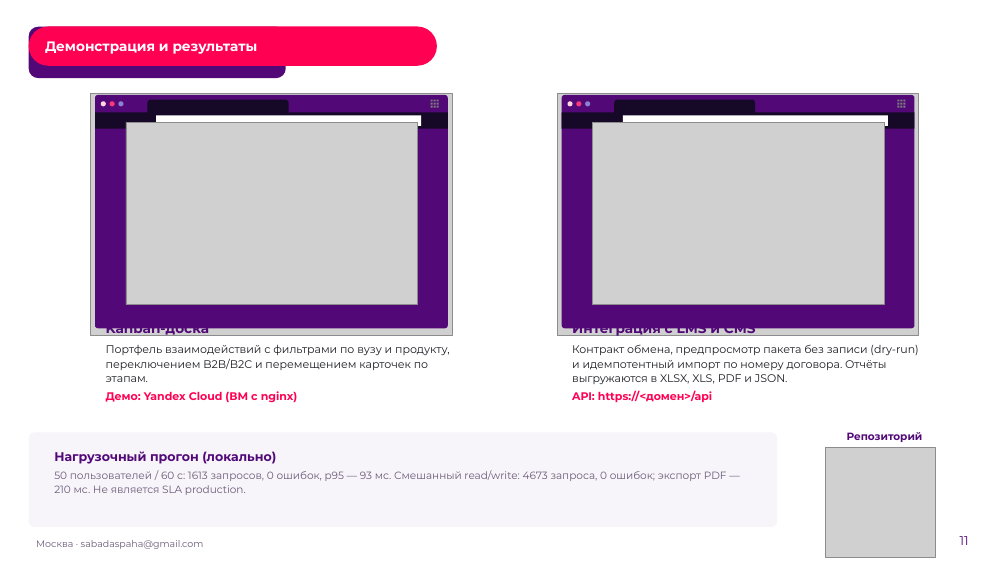
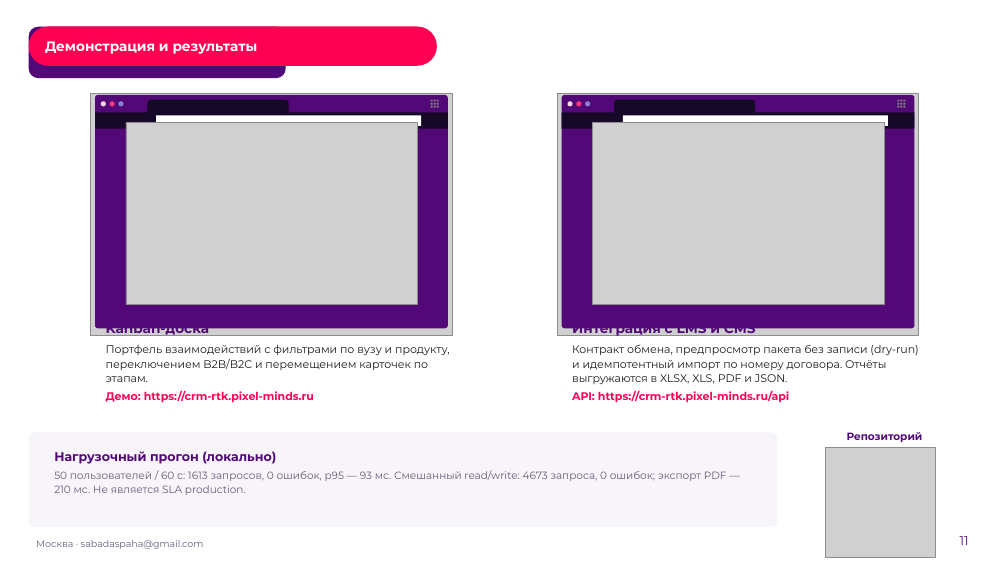
Before and after one commit to Pavel1778/rtk-crm, a slide deck: slide 11 of docs/presentation/RTK-CRM-LCT2026.pptx. Drawn at 1008x567 pixels with LibreOffice and Linux fonts; fonts in the diff are those of the drawing; grey boxes stand for pictures; background and template pictures are left out. Boxes give left, top, right and bottom in pixels: in the first picture for what was removed or moved away, otherwise in the second. Text is boxed around its words. In the diff, an @@ line names an element or a change of style, - is before the commit and + after.

Commit message:
docs: обезличенные образцы данных кейсодержателя, домен прототипа
- docs/examples/: vendors.xlsx, payments_b2c.json, users_b2c.xlsx (ПДн заменены заглушками), зеркало в frontend/public/docs/examples/
- scripts/anonymize_case_data.py: пересборка обезличенной копии
- .gitignore: точечное исключение для обезличенных образцов
- README: раздел о прототипе и демо-доступе
- домен https://crm-rtk.pixel-minds.ru в README, pitch, презентации, DEPLOYMENT, ARCHITECTURE, .env.example, docker-compose
- SECURITY.md и VERIFICATION_REPORT.md: раздел об обезличивании

```diff
--- a/docs/presentation/RTK-CRM-LCT2026.pptx
+++ b/docs/presentation/RTK-CRM-LCT2026.pptx
@@ text at <box>106,390,314,402</box>: text changed @@
-Демо: Yandex Cloud (ВМ с nginx)
+Демо: https://crm-rtk.pixel-minds.ru
@@ text at <box>572,390,789,402</box>: text changed @@
-API: https://<домен>/api
+API: https://crm-rtk.pixel-minds.ru/api
```
Also in this commit, not shown: 26 other files.
